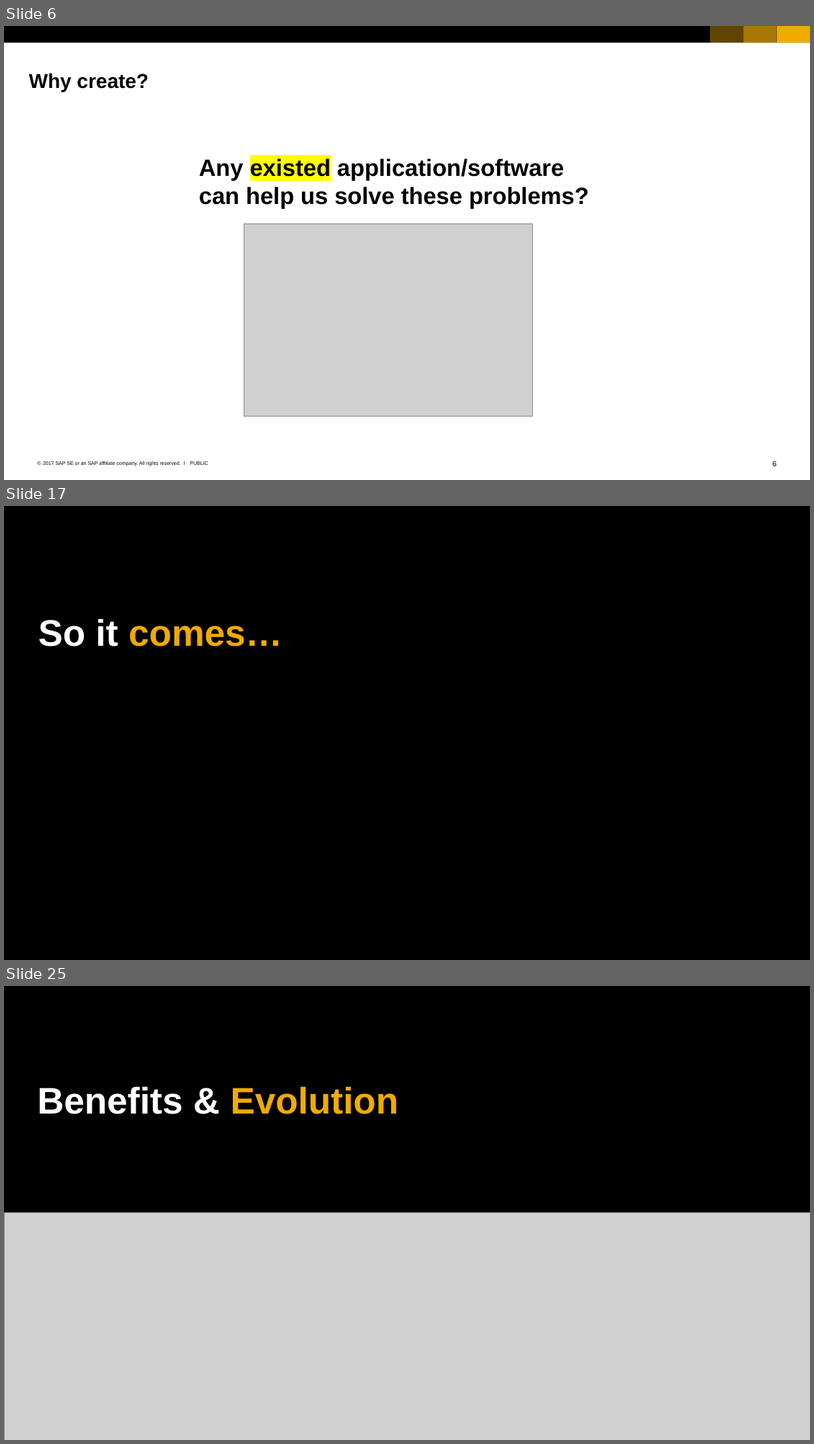
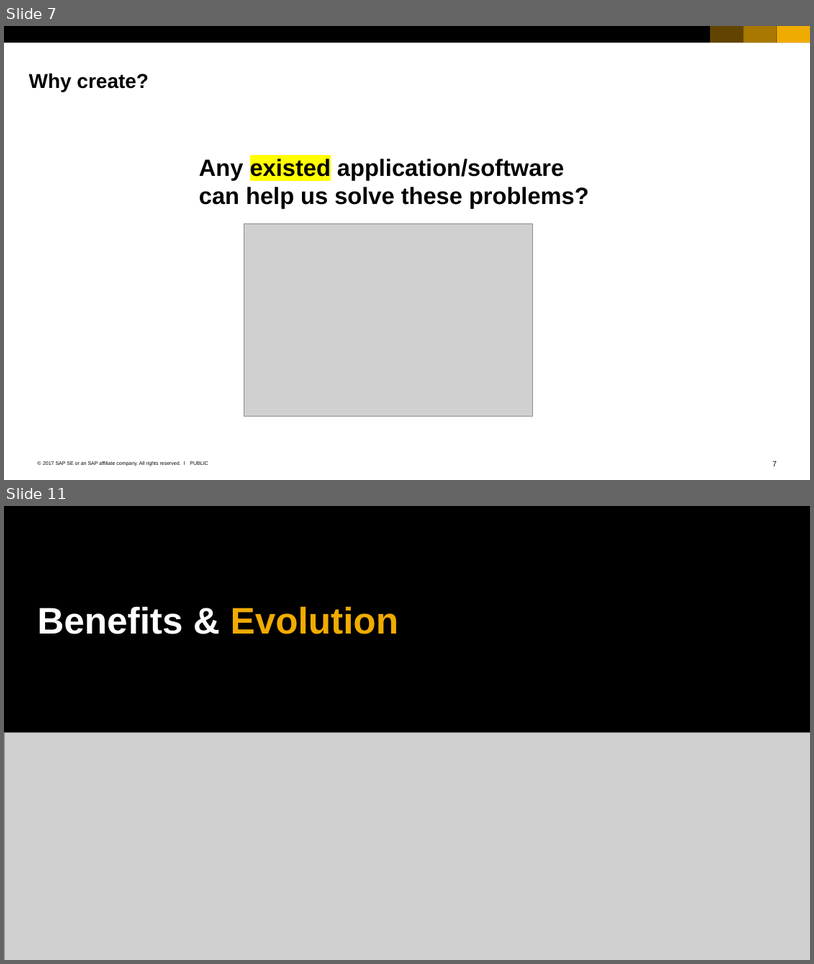
Before and after one commit to qianyilun/workload-calculator, a slide deck: SAP_2017_16x9_black_and_white.pptx. Shown one above the other, each under a label of ours: slides 6, 17 and 25 before the commit, slides 7 and 11 after it; the slides between them are not shown. The pictures are 814x1444 and 814x964 pixels, drawn with LibreOffice and Linux fonts; fonts in the diff are those of the drawing; grey boxes stand for pictures. Boxes give left, top, right and bottom in pixels: in the first picture for what was removed or moved away, otherwise in the second. Text is boxed around its words. In the diff, an @@ line names an element or a change of style, - is before the commit and + after.

```diff
--- a/SAP_2017_16x9_black_and_white.pptx
+++ b/SAP_2017_16x9_black_and_white.pptx
@@ slide 17 removed at (4,506,810,960), background #000000 @@
@@ title removed at (39,618,283,646) @@
-So it comes…
@@ what was slide 6 is now slide 7 @@
@@ page number at (773,460,777,466): text changed @@
-6
+7
@@ what was slide 25 is now slide 11 @@
```
Also in this commit, not shown: 6 slides changed, 3 slides added, 16 other slides removed.
